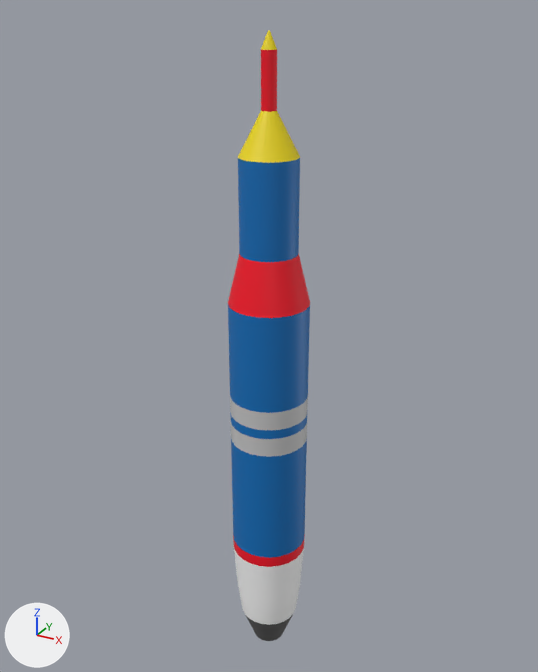
The FBX model Unity/Assets/Prefabs/rocket.fbx as it was, and as the next commit left it.
Both versions are drawn from a 50 mm lens placed at (16.4, -29.7, 34.1), pointed at (-0.5, 0.8, 18.8). Every picture has the same lights, and +X, +Y and +Z are marked at lower left. Where no turn or scale is listed for an object, it has been applied to the vertices. Vertices at the same position are counted once.

Script lines for the objects in view, before the commit:
```python
ob_id102 = bpy.data.objects.new('ID102', me_id102)
ob_id102.location = (0.0, 0.0, 0.0)
ob_id132 = bpy.data.objects.new('ID132', me_id132)
ob_id132.location = (0.0, 0.0, 0.0)
ob_id138 = bpy.data.objects.new('ID138', me_id138)
ob_id138.location = (0.0, 0.0, 0.0)
ob_id36 = bpy.data.objects.new('ID36', me_id36)
ob_id36.location = (0.0, 0.0, 0.0)
ob_id50 = bpy.data.objects.new('ID50', me_id50)
ob_id50.location = (0.0, 0.0, 0.0)
ob_id56 = bpy.data.objects.new('ID56', me_id56)
ob_id56.location = (0.0, 0.0, 0.0)
ob_id76 = bpy.data.objects.new('ID76', me_id76)
ob_id76.location = (0.0, 0.0, 0.0)
ob_id90 = bpy.data.objects.new('ID90', me_id90)
ob_id90.location = (0.0, 0.0, 0.0)
ob_sketchup = bpy.data.objects.new('SketchUp', me_id2)
ob_sketchup.location = (0.0, 0.0, 0.0)
# also in view: 'ID70' at (0.0, 0.0, 25.8); 'ID114' at (0.0, 0.0, 14.0)
```
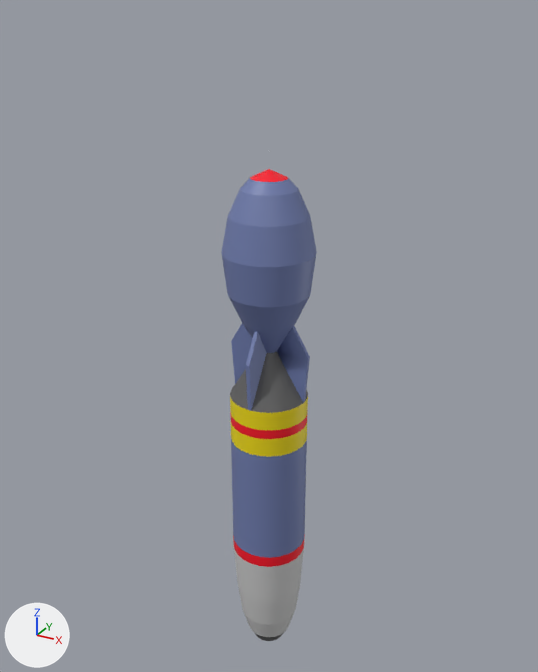
Patch to the scene script:
```diff
--- a/Unity/Assets/Prefabs/rocket.fbx.py
+++ b/Unity/Assets/Prefabs/rocket.fbx.py
@@ me_id24 @@
 me_id24.from_pydata(...)  # 48 vertices, 48 faces; spans x -2.0..2.0, y -2.0..2.0, z 14.5..15.0
-me_id24.materials.append(mat_freedom_blue)  # blue #0070bb
+me_id24.materials.append(mat_the_peoples_red)  # red #f80022
@@ me_id70 @@
-me_id70.from_pydata(...)  # 48 vertices, 48 faces; spans x -1.4..1.4, y -1.4..1.4, z 23.5..28.0
-me_id70.materials.append(mat_freedom_blue)  # blue #0070bb
+me_id70.from_pydata(...)  # 96 vertices, 144 faces; spans x -2.0..2.0, y -2.0..2.0, z 0.67..6.5
+# me_id70 part 1: 96 vertices added at x -2.0..2.0, y -2.0..2.0, z 0.67..6.5
+# me_id70 part 2: 48 vertices removed from x -1.4..1.4, y -1.4..1.4, z 23.5..28.0
+me_id70.materials.append(mat_boring_gray)  # light grey #cacaca
@@ me_id2 @@
 me_id2.from_pydata(...)  # 48 vertices, 48 faces; spans x -2.0..2.0, y -2.0..2.0, z 7.12..13.48
+# me_id2 part 3: 48 faces spanning x -2.0..2.0, y -2.0..2.0, z 7.12..13.48 switch from mat_freedom_blue (blue #0070bb) to mat_great_blue (blue #707dad)
@@ me_id114 @@
 me_id114.from_pydata(...)  # 48 vertices, 48 faces; spans x -2.0..2.0, y -2.0..2.0, z 13.48..14.5
-me_id114.materials.append(mat_boring_gray)  # light grey #cacaca
+me_id114.materials.append(mat_gold_bling)  # yellow #eed900
@@ me_id36 @@
 me_id36.from_pydata(...)  # 48 vertices, 48 faces; spans x -2.0..2.0, y -2.0..2.0, z 15.0..16.0
-me_id36.materials.append(mat_boring_gray)  # light grey #cacaca
+me_id36.materials.append(mat_gold_bling)  # yellow #eed900
@@ ob_id102 @@
-ob_id102 = bpy.data.objects.new('ID102', me_id102)
@@ ob_id138 @@
-ob_id138 = bpy.data.objects.new('ID138', me_id138)
@@ ob_id76 @@
-ob_id76 = bpy.data.objects.new('ID76', me_id76)
@@ ob_id132 @@
-ob_id132 = bpy.data.objects.new('ID132', me_id132)
@@ ob_id50 @@
-ob_id50 = bpy.data.objects.new('ID50', me_id50)
@@ ob_id56 @@
-ob_id56 = bpy.data.objects.new('ID56', me_id56)
@@ ob_id90 @@
-ob_id90 = bpy.data.objects.new('ID90', me_id90)
@@ ob_id104 @@
+ob_id104 = bpy.data.objects.new('ID104', me_id104)  # 168 vertices, 310 faces; spans x -2.25..2.25, y -2.25..2.25, z 18.5..27.05; in mat_great_blue (blue #707dad)
+ob_id104.location = (0.0, 0.0, 0.0)
@@ ob_id116 @@
+ob_id116 = bpy.data.objects.new('ID116', me_id116)  # 24 vertices, 42 faces; spans x -2.18..0.11, y -0.04..2.24, z 16.0..20.77; in mat_great_blue (blue #707dad)
+ob_id116.location = (0.0, 0.0, 0.0)
@@ ob_id122 @@
+ob_id122 = bpy.data.objects.new('ID122', me_id122)  # 24 vertices, 50 faces; spans x -0.09..2.2, y -2.13..0.16, z 16.0..20.76; in mat_great_blue (blue #707dad)
+ob_id122.location = (0.0, 0.0, 0.0)
@@ ob_id110 @@
+ob_id110 = bpy.data.objects.new('ID110', me_id110)  # 48 vertices, 70 faces; spans x -0.87..0.87, y -0.87..0.87, z 27.05..27.45; in mat_the_peoples_red (red #f80022)
+ob_id110.location = (0.0, 0.0, 0.0)
@@ ob_id134 @@
+ob_id134 = bpy.data.objects.new('ID134', me_id134)  # 48 vertices, 48 faces; spans x -2.0..2.0, y -2.0..2.0, z 16.0..18.5; in mat_robust_gray (dark grey #5d5d5d)
+ob_id134.location = (0.0, 0.0, 0.0)
```

Changed parts and their boxes (x1, y1, x2, y2) in the pictures (538 x 672 px):
'ID104', added (blue)
    after: (221, 178, 317, 353)
'ID70', reshaped
    before: (238, 158, 300, 262)
    after: (234, 549, 304, 637)
'ID50', deleted (blue)
    before: (228, 305, 310, 413)
'ID56', deleted (red)
    before: (228, 253, 310, 318)
'ID132', deleted
    before: (234, 549, 304, 625)
'ID134', added
    after: (230, 352, 308, 413)
'ID122', added (blue)
    after: (246, 326, 310, 411)
'ID76', deleted (yellow)
    before: (238, 111, 300, 163)
'ID36', recoloured (grey to yellow)
    both: (230, 396, 308, 431)
'ID114', recoloured (grey to yellow)
    both: (231, 424, 307, 457)
'ID90', deleted (red)
    before: (261, 50, 277, 112)
'ID116', added (blue)
    after: (231, 323, 252, 384)
'ID24', recoloured (blue to red)
    both: (230, 410, 308, 439)
'ID138', deleted
    before: (246, 616, 292, 641)
'ID110', added
    after: (250, 169, 288, 182)
'ID102', deleted
    before: (261, 30, 277, 50)
part 1 of me_id70, added
    after: (234, 549, 304, 637)
part 2 of me_id70, deleted (blue)
    before: (238, 158, 300, 262)
part 3 of me_id2, recoloured
    both: (231, 439, 307, 558)
